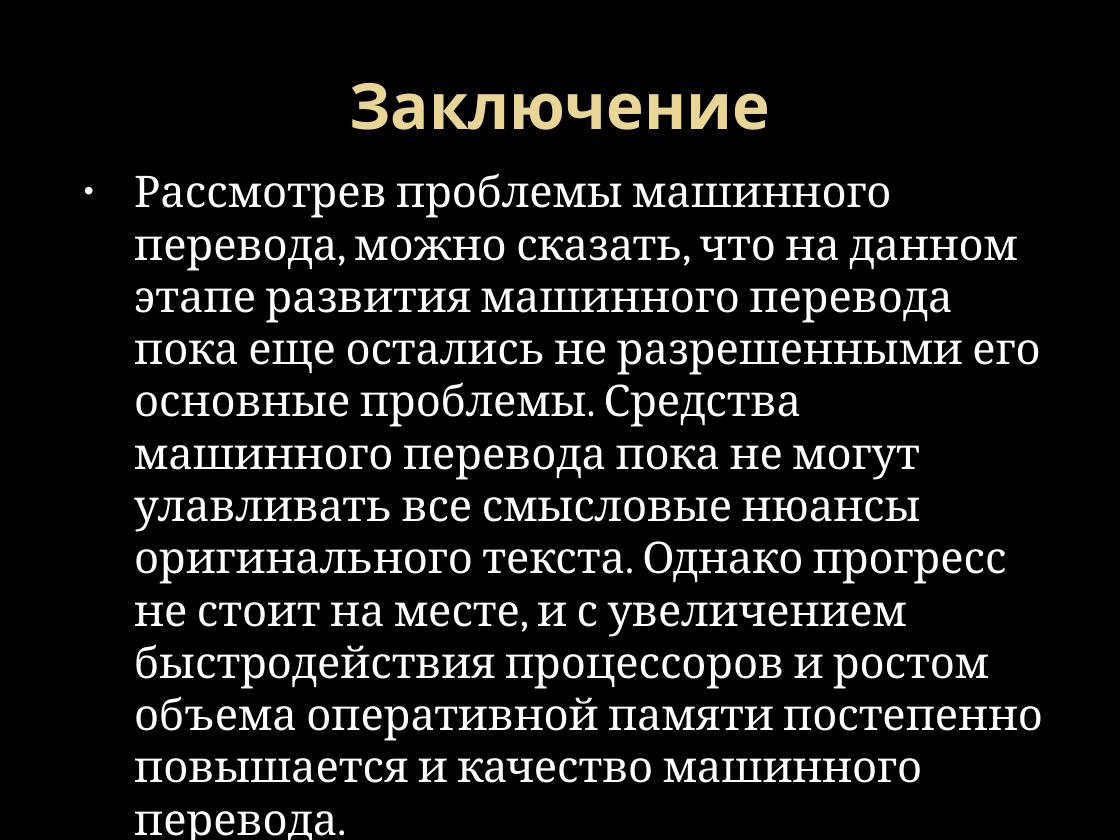
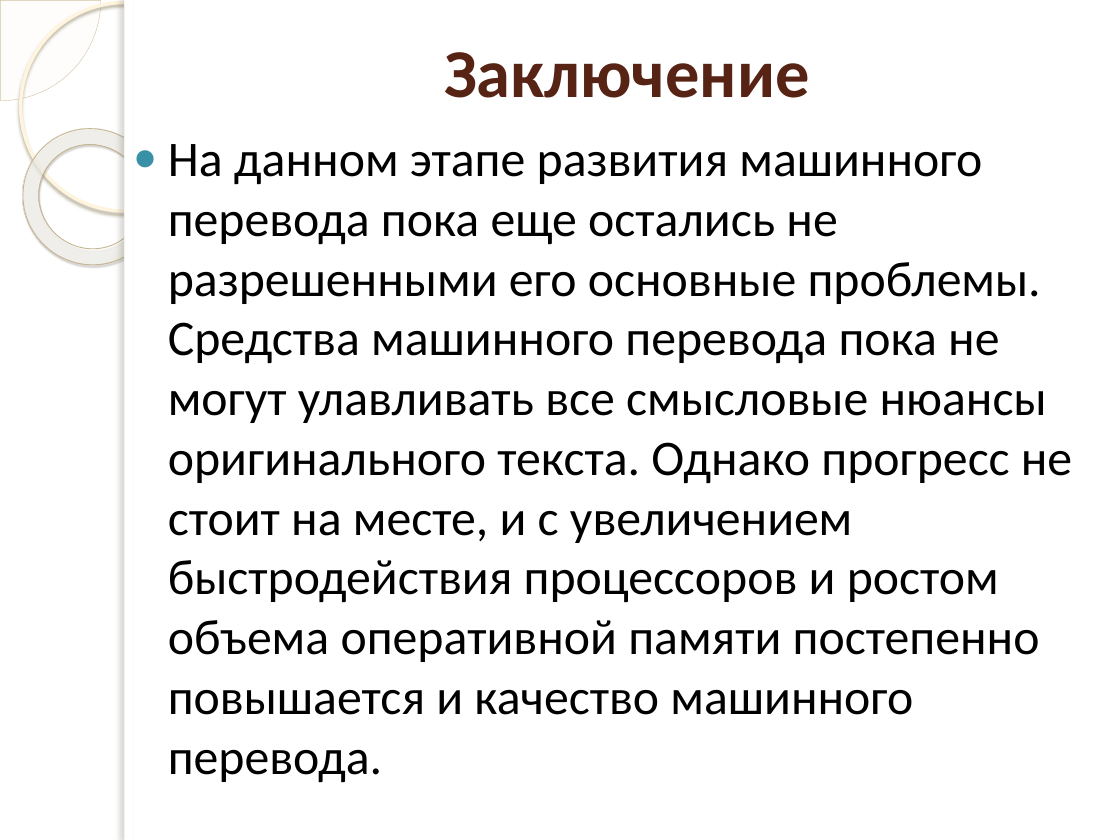
Before and after one commit to AnnaOnuchina/-, a slide deck: slide 13 of Курсовая Машинный перевод.pptx. Drawn at 1120x840 pixels with LibreOffice and Linux fonts; fonts in the diff are those of the drawing; background and template pictures are left out. Boxes give left, top, right and bottom in pixels: in the first picture for what was removed or moved away, otherwise in the second. Text is boxed around its words. In the diff, an @@ line names an element or a change of style, - is before the commit and + after.

```diff
--- a/Курсовая Машинный перевод.pptx
+++ b/Курсовая Машинный перевод.pptx
@@ pie slice (boxed as its full ellipse) added at [0, 0, 101, 101], fill #FEFAF4 at 33% opacity, outline #D3C39F 0.25 pt @@
@@ ellipse added at [20, 2, 228, 211], outline #FFF5DE 2.15 pt @@
@@ rectangle added at [124, 0, 1120, 840], fill #FFFFFF @@
@@ rectangle added at [124, 0, 133, 840], fill #FFFFFF @@
@@ title "Заключение": place and size @@
-title "Заключение" at [349, 83, 770, 130]
+title "Заключение" at [444, 52, 809, 98]
@@ title "Заключение" at [444, 52, 809, 98]: size 41 to 44 pt, font Open Sans to Calibri, text colour gradient #EAD696 to #E7D081 to #572314 @@
@@ donut added at [0, 101, 187, 292], fill gradient #FFFCF6 to #FFFEFB to #F0D28E, outline #C7B893 0.58 pt @@
@@ text at [168, 144, 1072, 715]: text changed; size 28 to 32 pt; font Cambria to Calibri; text colour #FFFFFF to #000000 @@
-• Рассмотрев проблемы машинного перевода, можно сказать, что на данном этапе развития машинного перевода пока еще остались не разрешенными его основные проблемы. Средства машинного перевода пока не могут улавливать все смысловые нюансы оригинального текста. Однако прогресс не стоит на месте, и с увеличением быстродействия процессоров и ростом объема оперативной памяти постепенно повышается и качество машинного перевода.
+● На данном этапе развития машинного перевода пока еще остались не разрешенными его основные проблемы. Средства машинного перевода пока не могут улавливать все смысловые нюансы оригинального текста. Однако прогресс не стоит на месте, и с увеличением быстродействия процессоров и ростом объема оперативной памяти постепенно повышается и качество машинного перевода.
```
Also in this commit, not shown: 11 other slides changed, 1 slide added, 1 slide removed.
